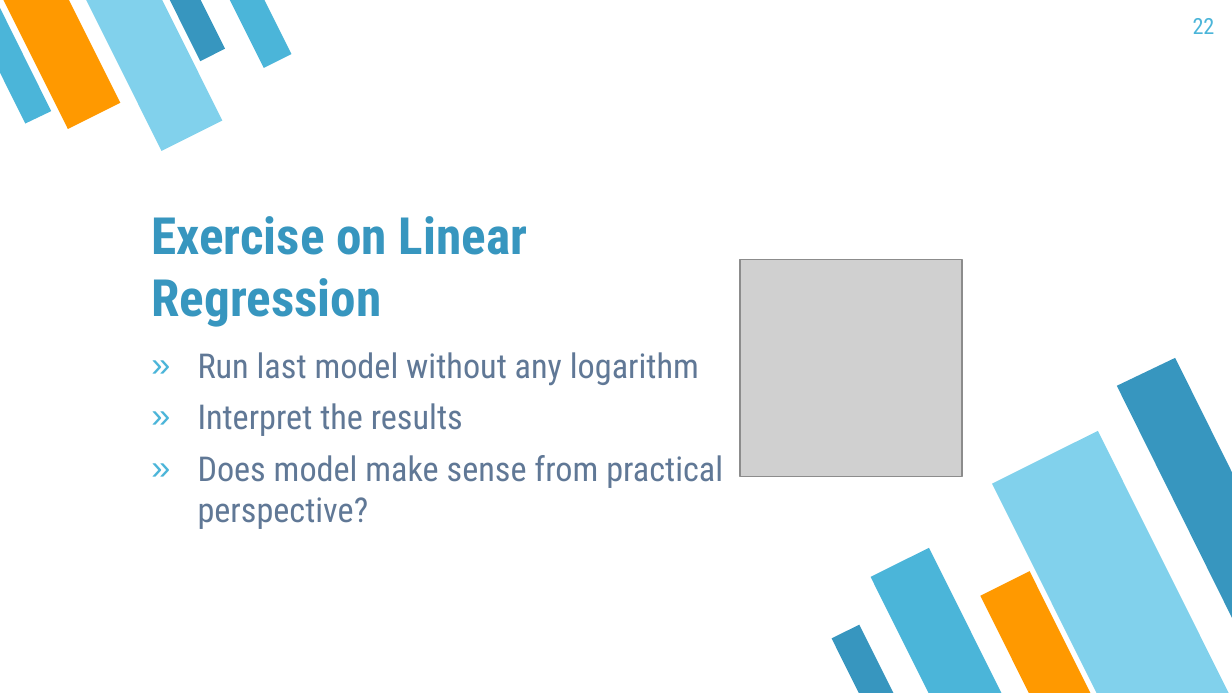
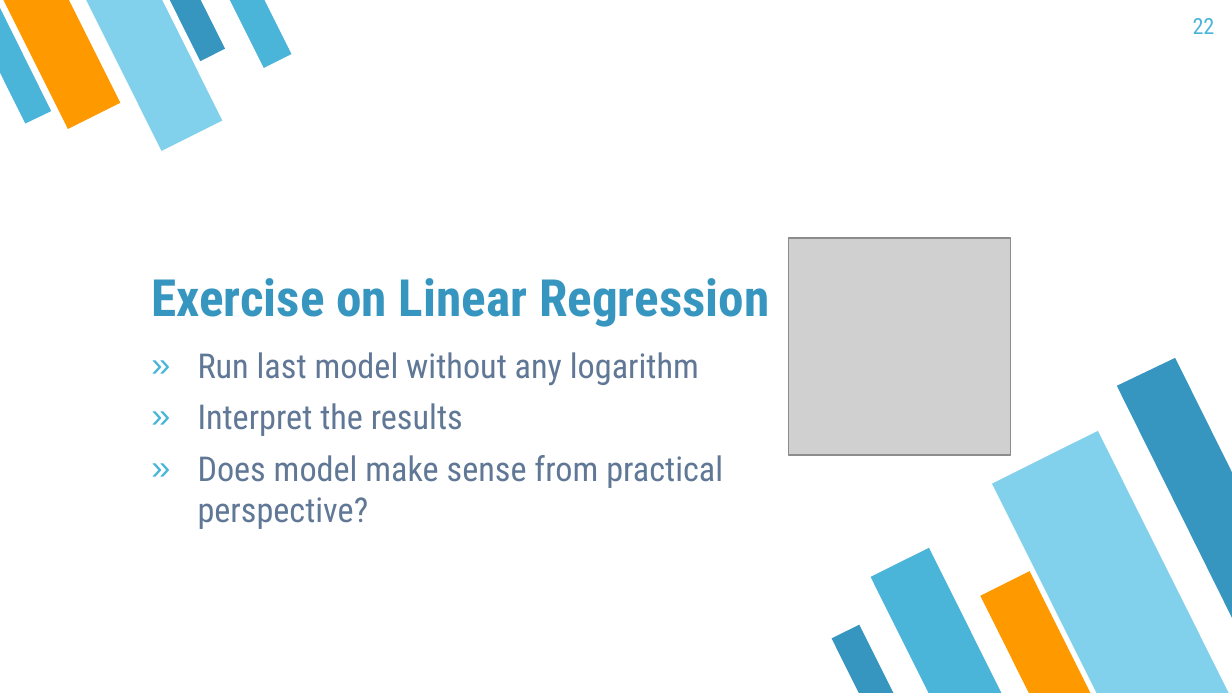
Before and after one commit to mayer79/ml_lecture, a slide deck: slide 22 of slides/ML_Lecture.pptx. Drawn at 1232x693 pixels with LibreOffice and Linux fonts; fonts in the diff are those of the drawing; grey boxes stand for pictures. Boxes give left, top, right and bottom in pixels: in the first picture for what was removed or moved away, otherwise in the second. Text is boxed around its words. In the diff, an @@ line names an element or a change of style, - is before the commit and + after.

```diff
--- a/slides/ML_Lecture.pptx
+++ b/slides/ML_Lecture.pptx
@@ picture: place and size @@
-picture at box(740, 260, 962, 477)
+picture at box(788, 238, 1010, 455)
@@ title "Exercise on Linear Regression" rewrapped from box(151, 216, 527, 327) to box(151, 278, 769, 327) @@
```
Also in this commit, not shown: 18 other slides changed.
